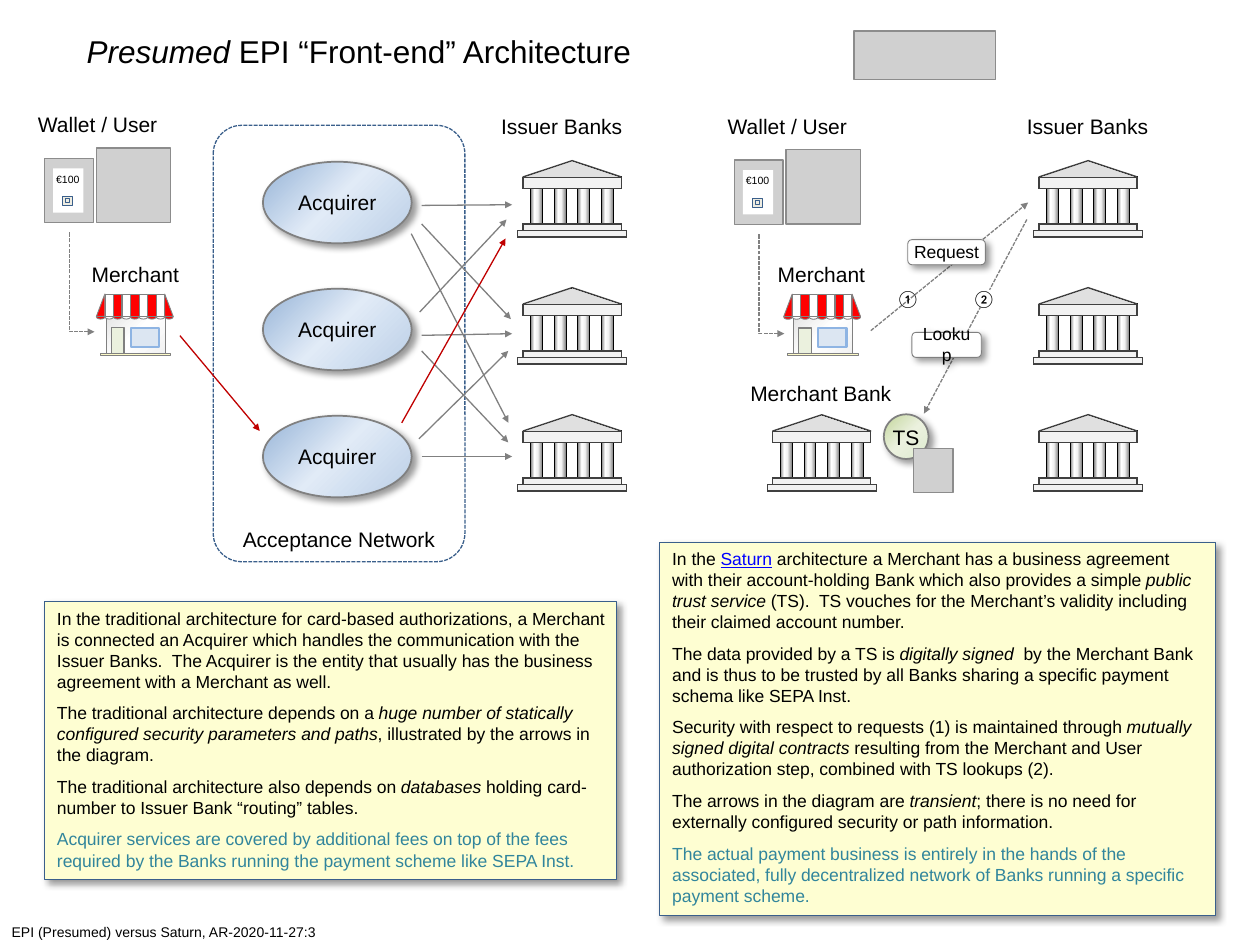
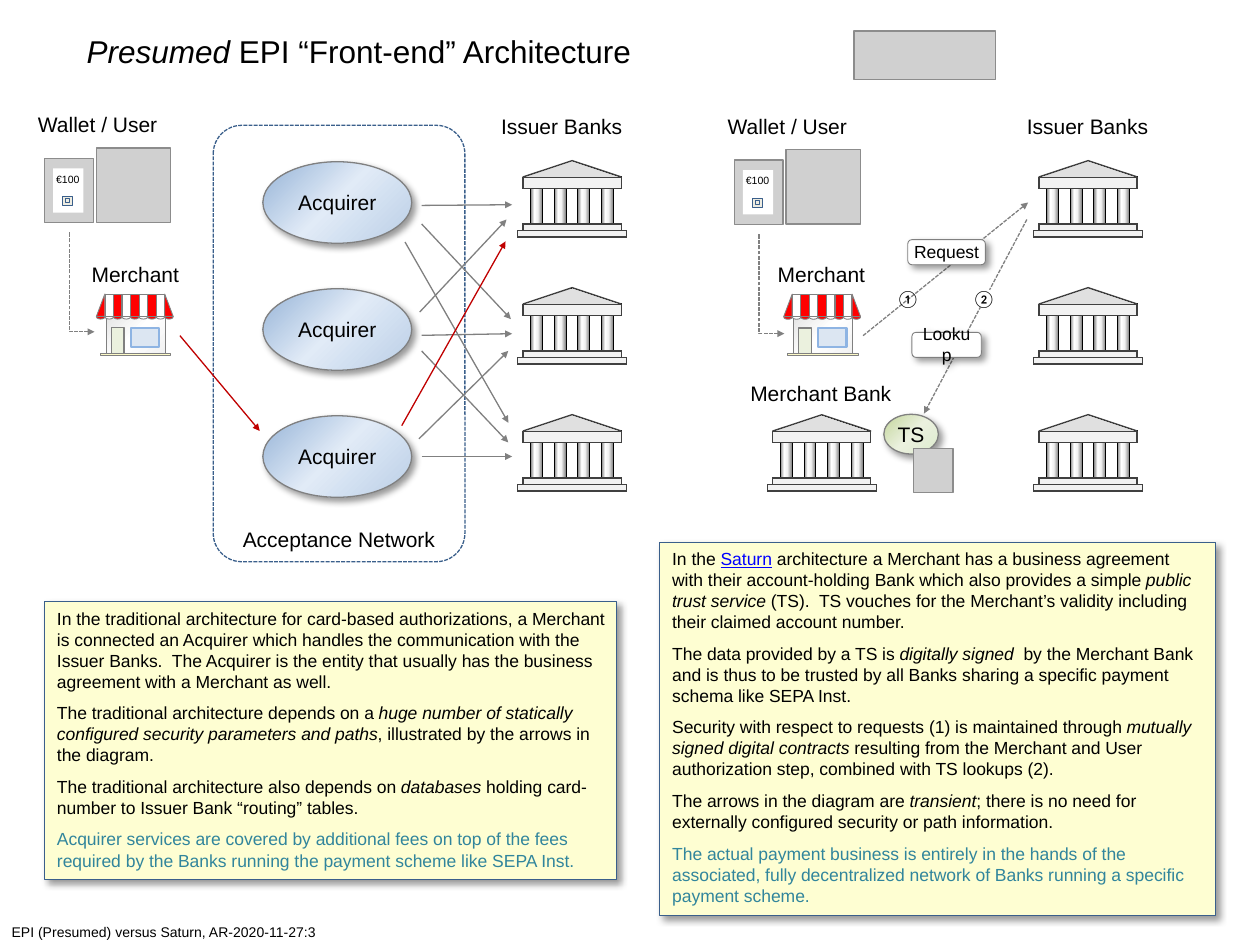
Before and after one commit to cyberphone/doc, a slide deck: slide 1 of saturn/epi(presumed)-vs-saturn.pptx. Drawn at 1260x945 pixels with LibreOffice and Linux fonts; fonts in the diff are those of the drawing; grey boxes stand for pictures. Boxes give left, top, right and bottom in pixels: in the first picture for what was removed or moved away, otherwise in the second. Text is boxed around its words. In the diff, an @@ line names an element or a change of style, - is before the commit and + after.

```diff
--- a/saturn/epi(presumed)-vs-saturn.pptx
+++ b/saturn/epi(presumed)-vs-saturn.pptx
@@ arrow moved from (871, 330) - (1028, 203) to (863, 335) - (1028, 203) @@
@@ arrow moved from (402, 423) - (505, 238) to (402, 426) - (505, 242) @@
@@ arrow moved from (411, 234) - (509, 423) to (404, 242) - (509, 423) @@
@@ outline #808080 1 pt to #808080 0.75 pt in 4 elements at [263,416,412,498], [263,289,412,370], [263,161,412,243], [883,415,937,454] @@
@@ ellipse "TS": place and size @@
-ellipse "TS" at [883,415,927,459]
+ellipse "TS" at [883,415,937,454]
```
Also in this commit, not shown: 1 other file.
